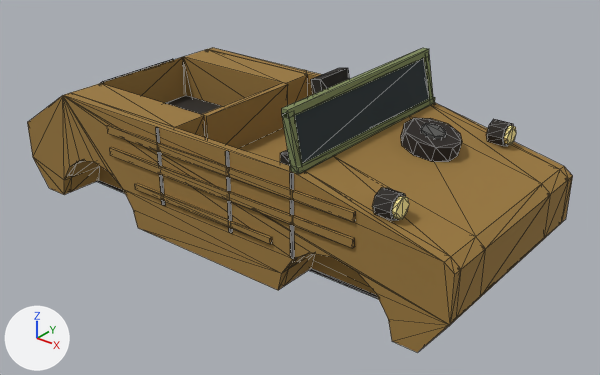
Renders of the glTF model public/models/base_jeep.glb from each side of a commit.
Camera for both pictures: a camera (50 mm lens) standing at (4.25, -4.98, 2.82) and looking at (0.26, 0.0, -0.27). Every picture has the same lights, and +X, +Y and +Z are marked at lower left. The first picture is the older version. Mesh edges are drawn as thin lines. Vertices at exactly the same position are counted once.

The first picture shows 'base_jeep'.
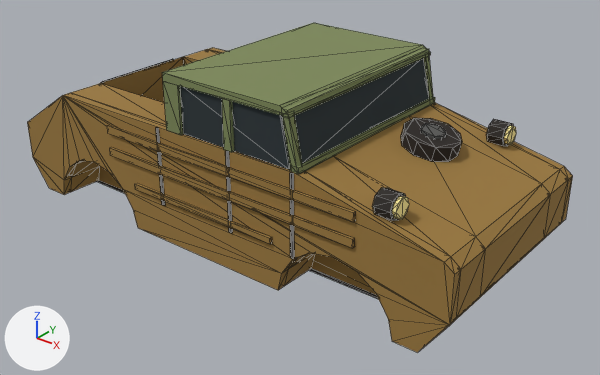
Boxes (x1, y1, x2, y2) around the edits, measured in the pictures (600 x 375 px):
'base_jeep', reshaped (8% taller)
    before: (27, 48, 573, 353)
    after: (27, 23, 573, 353)
part 1 of me_skin_l, added (green)
    after: (222, 98, 234, 152)
part 2 of me_skin_l, added (green)
    after: (163, 81, 183, 135)
part 3 of me_skin_l, added
    after: (162, 23, 431, 170)

What changed in the scene script:
```text
Change me_skin_l:
    used by ob_base_jeep; location = (0.0, 0.0, 0.0)
    remove me_skin_l.from_pydata(...)  # 534 vertices, 1051 faces; spans x -2.28..2.23, y -0.95..0.95, z -0.69..0.85
    add me_skin_l.from_pydata(...)  # 600 vertices, 1151 faces; spans x -2.28..2.23, y -0.95..0.95, z -0.69..0.87
    me_skin_l part 1: a new loose piece, a box spanning x 0.285..0.365, y -0.928..-0.848, z 0.4..0.8, in mat_trim (green #7e8a5a)
    me_skin_l part 2: a new loose piece, a box spanning x -0.325..-0.165, y -0.928..-0.848, z 0.4..0.8, in mat_trim (green #7e8a5a)
    me_skin_l part 3
    21 vertices are added at x -0.32..0.9, y -0.93..0.9, z 0.4..0.87
    5 new vertices lie (0.0, 1.86, 0.0) away from vertices in x -0.32..0.9, y -0.93, z 0.8..0.87
    16 new faces join them, mat_trim (green #7e8a5a)
    24 new faces join them, mat_glass (dark grey #2a3438)
    other edits to the shape of me_skin_l do not show in these pictures
```
